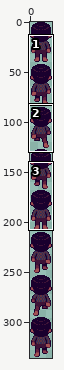
One commit to this sprite sheet: Assets/Sprites/Player/charChildWalkUp.png. The picture above shows the old version from afar; the outline marks the close-up.
Close-up. The starting point:
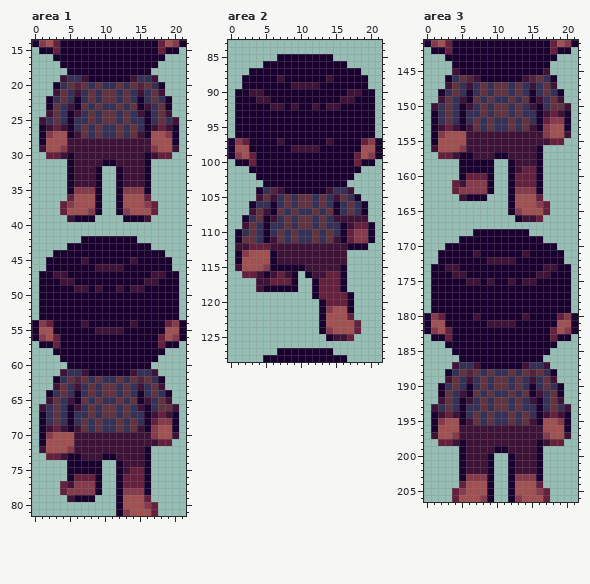
The file is 22x336 pixels. Shown: area 1: x 0..21, y 14..81; area 2: x 0..21, y 83..128; area 3: x 0..21, y 141..206. The commit also changed other parts of the picture, which this record leaves out.
Now the later version:
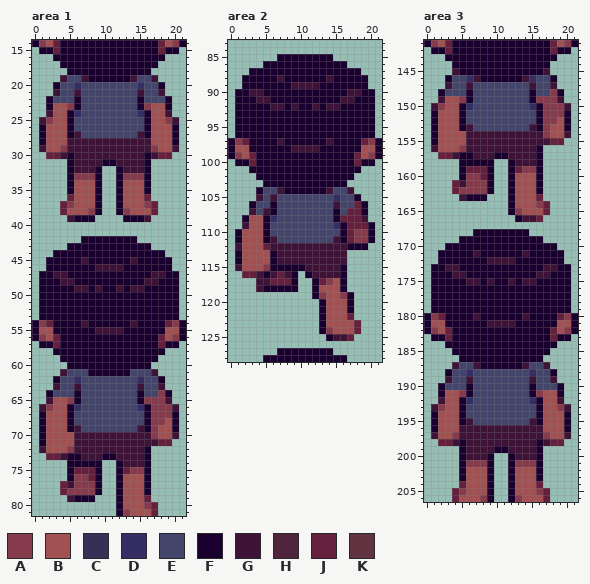
Palette (. is transparent): A #863b4c  B #a25152  C #343056  D #352e64  E #44456b  F #1a002e  G #3e1337  H #51243e  J #64203d  K #613340
From old to new:
Changed rows in their new state; - is an unchanged pixel.
Area 1:
first column x 2:
19 ---EE--------EE---
20 --EEDEEEEEEEEDEE--
21 --EE-EEEEEEEE-EE--
22 -EEE-EEEEEEEE-EEE-
23 -BBA-EEEEEEEE-ABB-
24 -BB-DEEEEEEEED-BB-
25 ABB-EEEEEEEEEE-BBA
26 BBB-EEEEEEEEEE-BBB
27 B----EEEEEEEE----B
first column x 6:
33 AAA----AAA
34 BBB----BBB
35 BBB----BBB
first column x 2:
61 ---EEE------EEE---
62 --EEDEEEEEEEEDEE--
63 --EE-EEEEEEEE-EE--
64 -EEE-EEEEEEEE-EEA-
65 -BBA-EEEEEEEE-AAA-
66 ABB-DEEEEEEEED-AAA
67 BBB-EEEEEEEEEE-AAA
68 BBB-EEEEEEEEEE-A-B
69 BBB--EEEEEEEE-----
70 B-----------------
first column x 6:
75 JJJ----JAA
76 AA-----BBB
77 -------BBB
78 -------BBB
Area 2:
first column x 2:
104 ---EE--------EE--
105 ---E-EEEEEEEEDEE-
106 --EE-EEEEEEEEGEEJ
107 --E--EEEEEEEE-EJJ
108 -BB-DEEEEEEEEFJJJ
109 -BB-EEEEEEEEED-J-
110 BBB-EEEEEEEEEE---
111 BBB--EEEEEEEE----
112 BBB--------------
113 B----------------
116 ------------GG---
117 ------------AB---
118 -----------BBB---
119 -----------ABBA--
120 ------------BBB--
121 ------------B----
Area 3:
first column x 2:
146 --EED--------DEE--
147 --EE-EEEEEEEE-EE--
148 -EEE-EEEEEEEE-EEA-
149 -BBA-EEEEEEEE-AAA-
150 ABB-DEEEEEEEED-AAA
151 BBB-EEEEEEEEEE-AAA
152 BBB-EEEEEEEEEE-A-B
153 BBB--EEEEEEEE-----
154 B-----------------
first column x 6:
159 JJJ----JAA
160 AA-----BBB
161 -------BBB
162 -------BBB
first column x 2:
187 ---EE--------EE---
188 --EEDEEEEEEEEDEE--
189 --EE-EEEEEEEE-EE--
190 -EEE-EEEEEEEE-EEE-
191 -BBA-EEEEEEEE-ABB-
192 -BB-DEEEEEEEED-BB-
193 ABB-EEEEEEEEEE-BBA
194 BBB-EEEEEEEEEE-BBB
195 B----EEEEEEEE----B
first column x 6:
201 AAA----AAA
202 BBB----BBB
203 BBB----BBB
